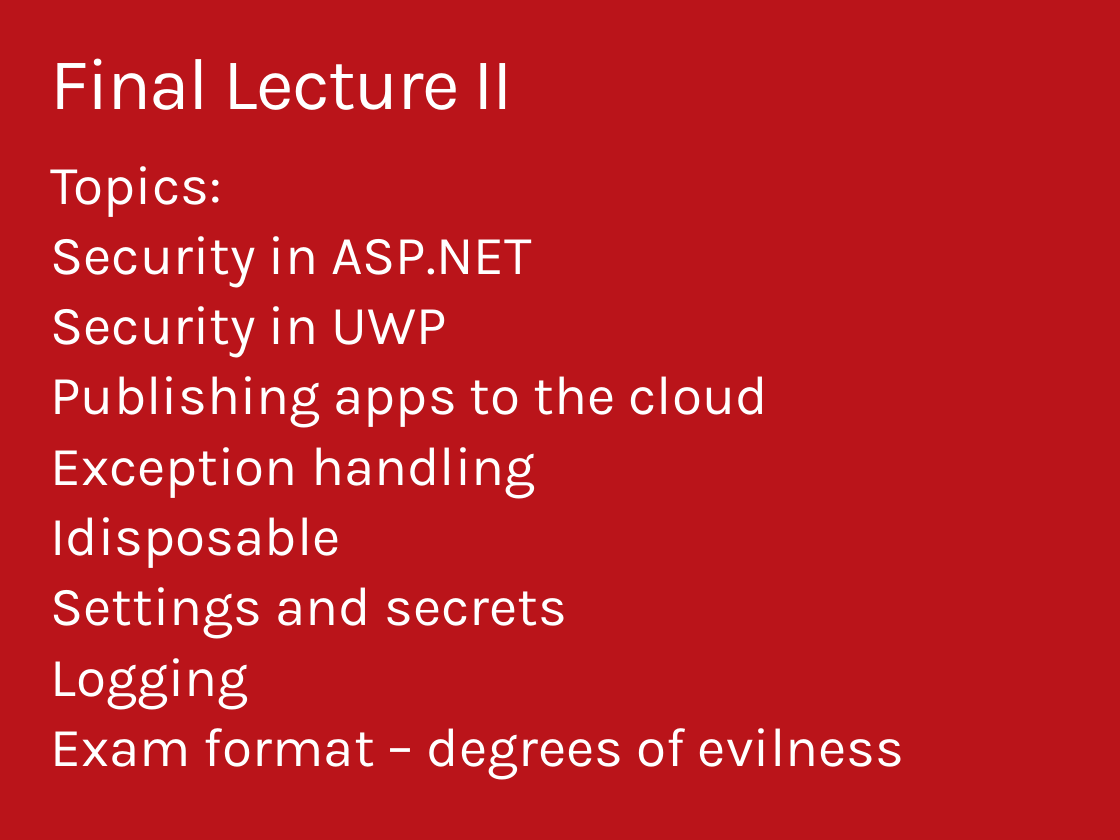
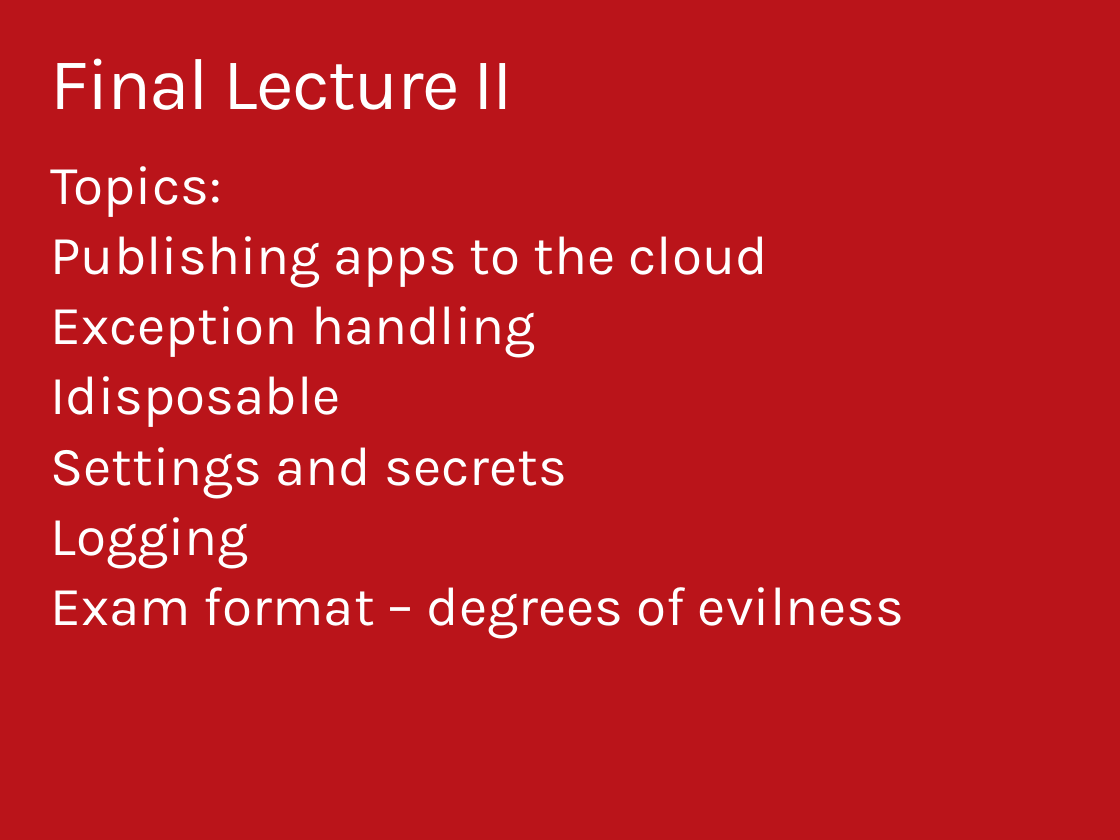
Before and after one commit to ondfisk/BDSA2017, a slide deck: slide 4 of Slides/Lecture10 - Apps part II.pptx. Drawn at 1120x840 pixels with LibreOffice and Linux fonts; fonts in the diff are those of the drawing. Boxes give left, top, right and bottom in pixels: in the first picture for what was removed or moved away, otherwise in the second. Text is boxed around its words. In the diff, an @@ line names an element or a change of style, - is before the commit and + after.

```diff
--- a/Slides/Lecture10 - Apps part II.pptx
+++ b/Slides/Lecture10 - Apps part II.pptx
@@ text at box(50, 236, 532, 358): paragraphs removed @@
-Security in ASP.NET
-Security in UWP
```
Also in this commit, not shown: 1 other slide changed, 35 other files.
